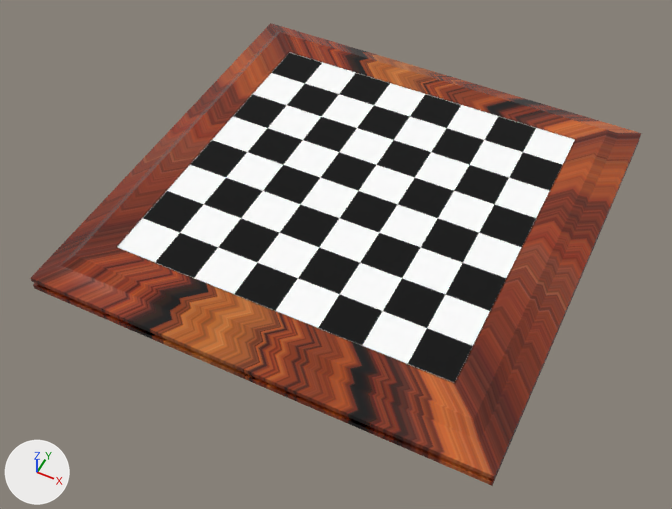
Before and after pictures for a commit that changed the glTF model moves/web/static/asset/Chess_Base.gltf.
Both versions are drawn from a camera (50 mm lens) standing at (0.392, -0.854, 0.915) and looking at (-0.002, -0.066, -0.071). Every picture has the same lights, and +X, +Y and +Z are marked at lower left.

Script lines for the objects in view, before the commit:
```python
mat_black_squares = principled_material('Black Squares')
mat_black_squares.base_color = (0.0, 0.0, 0.0)  # black #000000
mat_black_squares.roughness = 1.0
mat_white_squares = principled_material('White Squares')
mat_white_squares.base_color = (1.0, 1.0, 1.0)  # white #ffffff
mat_white_squares.roughness = 1.0
me_chess_board = bpy.data.meshes.new('Chess Board')
me_chess_board.from_pydata(...)  # 157 vertices, 276 faces; spans x -0.323..0.323, y -0.323..0.323, z -0.041..0.003
# faces by material slot: [128, 84, 64]
me_chess_board.materials.append(mat_white_squares)  # white #ffffff
me_chess_board.materials.append(mat_wood)  # picture img_figured_rosewood_pxr128
me_chess_board.materials.append(mat_black_squares)  # black #000000
ob_chess_board = bpy.data.objects.new('Chess Board', me_chess_board)
ob_chess_board.location = (0.0, 0.0, 0.0)
```
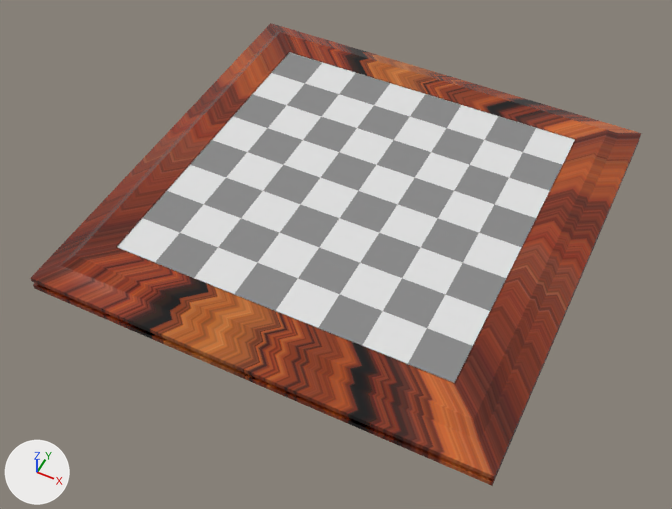
Commit message: ease of view

What differs and where, as boxes (x1, y1, x2, y2) in the pictures (672 x 509 px):
'Chess Board', recoloured
    both: (115, 50, 577, 385)

Diff of the bpy script that builds the scene:
```diff
--- a/moves/web/static/asset/Chess_Base.gltf.py
+++ b/moves/web/static/asset/Chess_Base.gltf.py
@@ mat_white_squares @@
 mat_white_squares = principled_material('White Squares')
-mat_white_squares.base_color = (1.0, 1.0, 1.0)  # white #ffffff
+mat_white_squares.base_color = (0.75, 0.75, 0.75)  # light grey #e1e1e1
 mat_white_squares.roughness = 1.0
@@ mat_black_squares @@
 mat_black_squares = principled_material('Black Squares')
-mat_black_squares.base_color = (0.0, 0.0, 0.0)  # black #000000
+mat_black_squares.base_color = (0.25, 0.25, 0.25)  # grey #898989
 mat_black_squares.roughness = 1.0
```
